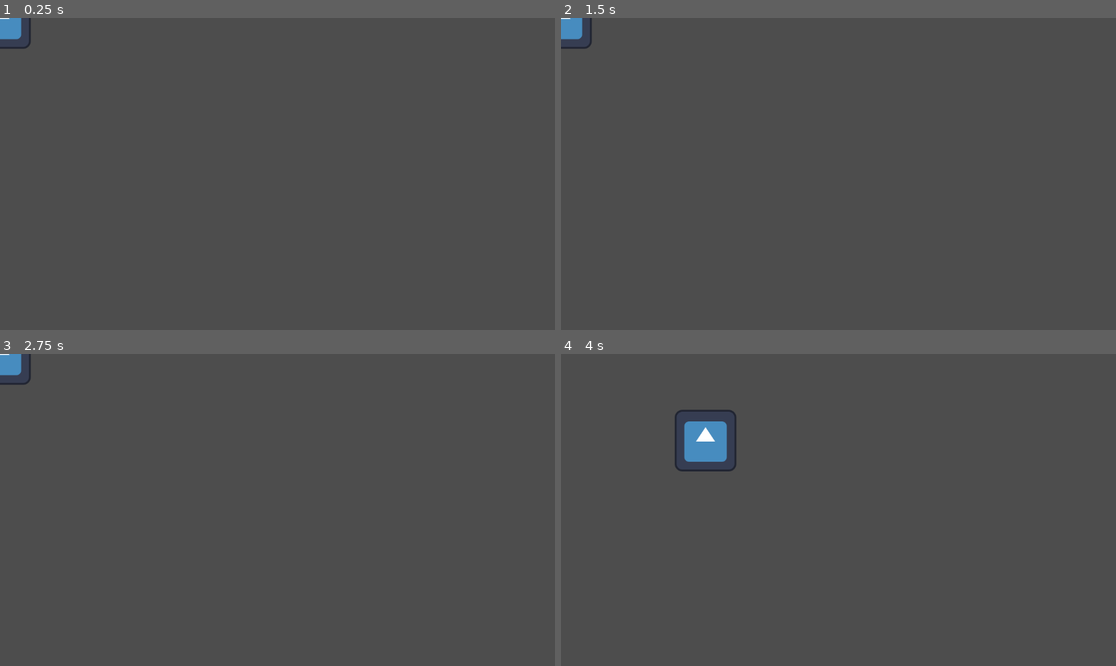
Above: before the commit, frames 1-4 (two rows, left to right).
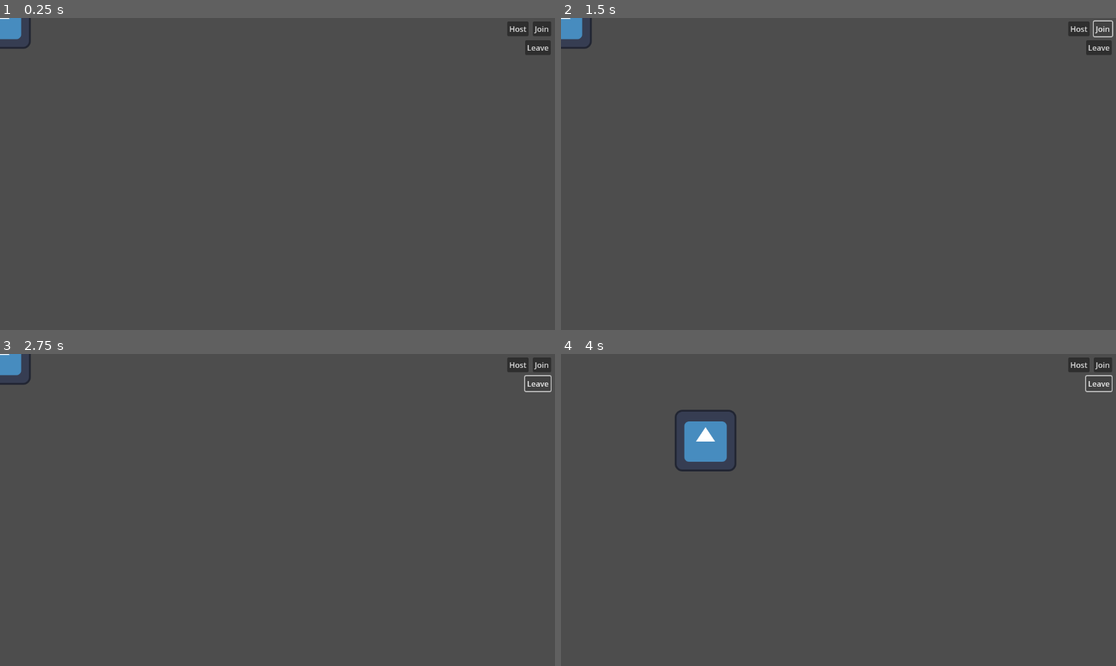
Above: after the commit, the same moments.

Repository: flashguardian13/godot-multiplayer-poc
Game: Godot game, scene res://game.tscn
Same seed, same stepped clock (60 frames per second), same inputs: the game is played once before the commit and once after it. The engine's default icon, where the game draws it, is replaced by a stand-in: a white triangle on a blue panel in a dark square.
Inputs (mouse positions are in pixels of both pictures, inside the frame that each line leads up to):
- Up to frame 1 (0.25 s): no input
- Up to frame 2 (1.5 s): click (1077, 27) at 0.5 s, where only the run after the commit has a clickable "Host"; click (1104, 27) at 1.25 s, where only the run after the commit has a clickable "Join"
- Up to frame 3 (2.75 s): click (538, 382) at 2 s, where only the run after the commit has a clickable "Leave"
- Up to frame 4 (4 s): tap Enter at 2.75 s; hold Right (ui_right) 2.78-3.53 s; hold Down (ui_down) from 3.53 s (still down)

The runs differ from the first frame. In frame 1, 0.5% of the frame differs, in the area x 91-100%, y 1-12%; in frame 2, 0.4%; in frame 3, 0.4%; in frame 4, 0.4%.

Commit message:
basic multiplayer connectivity: exchanging business cards

Diff:
--- /dev/null
+++ b/game.gd
@@ -0,0 +1,89 @@
+extends Node2D
+
+const IP_ADDRESS:String = "127.0.0.1"
+const PORT:int = 45367
+const MAX_CLIENTS:int = 8
+
+# Map of peer IDs to players
+var players:Dictionary = {}
+
+# Player information
+var player_info:Dictionary = { "name": "Player %s" % randi() }
+
+func _ready():
+	multiplayer.peer_connected.connect(_on_peer_connected)
+	multiplayer.peer_disconnected.connect(_on_peer_disconnected)
+	multiplayer.connected_to_server.connect(_on_connected_to_server)
+	multiplayer.connection_failed.connect(_on_connection_failed)
+	multiplayer.server_disconnected.connect(_on_server_disconnected)
+
+# Button press event listeners
+
+func _on_host_button_pressed():
+	if is_multiplayer():
+		print("[%s] Connection already exists." % multiplayer.get_unique_id())
+		return
+	var peer:ENetMultiplayerPeer = ENetMultiplayerPeer.new()
+	var error = peer.create_server(PORT, MAX_CLIENTS)
+	if error:
+		print("[%s] %s" % [peer.get_unique_id(), error])
+		return error
+	multiplayer.multiplayer_peer = peer
+	print("[%s] Peer (server) created." % peer.get_unique_id())
+
+func _on_join_button_pressed():
+	if is_multiplayer():
+		print("[%s] Connection already exists." % multiplayer.get_unique_id())
+		return
+	var peer:ENetMultiplayerPeer = ENetMultiplayerPeer.new()
+	var error = peer.create_client(IP_ADDRESS, PORT)
+	if error:
+		print("[%s] %s" % [peer.get_unique_id(), error])
+		return error
+	multiplayer.multiplayer_peer = peer
+	print("[%s] Peer (client) created." % peer.get_unique_id())
+
+func _on_leave_button_pressed():
+	var peer_id:int = multiplayer.get_unique_id()
+	if !is_multiplayer():
+		print("[%s] No connection exists." % peer_id)
+		return
+	disconnect_from_server()
+
+# Local multiplayer event listeners.
+
+func _on_peer_connected(id:int):
+	print("[%s] Peer %s has connected." % [multiplayer.get_unique_id(), id])
+	_register_player.rpc_id(id, player_info) # Hello, [id], here is my player info.
+
+func _on_peer_disconnected(id:int):
+	print("[%s] Peer %s disconnected." % [multiplayer.get_unique_id(), id])
+	players.erase(id)
+
+func _on_connected_to_server():
+	print("[%s] Connection to server succeeded." % multiplayer.get_unique_id())
+	players[multiplayer.get_unique_id()] = player_info
+
+func _on_connection_failed():
+	print("[%s] Connection to server failed!" % multiplayer.get_unique_id())
+	disconnect_from_server()
+
+func _on_server_disconnected():
+	print("[%s] Disconnected from server." % multiplayer.get_unique_id())
+	disconnect_from_server()
+
+# Multiplayer functions
+
+func is_multiplayer() -> bool:
+	return players.size() > 0
+
+@rpc("any_peer", "reliable")
+func _register_player(player_info:Dictionary):
+	var sender_id:int = multiplayer.get_remote_sender_id()
+	print("[%s] Received information for player %s." % [multiplayer.get_unique_id(), sender_id])
+	players[sender_id] = player_info
+
+func disconnect_from_server() -> void:
+	players.clear()
+	print("[%s] Peer destroyed." % multiplayer.get_unique_id())
+	multiplayer.multiplayer_peer = null
--- a/game.tscn
+++ b/game.tscn
@@ -1,7 +1,35 @@
-[gd_scene load_steps=2 format=3 uid="uid://bl0t6rm13hukk"]
+[gd_scene load_steps=3 format=3 uid="uid://bl0t6rm13hukk"]
 
+[ext_resource type="Script" path="res://game.gd" id="1_0d6ki"]
 [ext_resource type="PackedScene" uid="uid://chg25idolwddw" path="res://player.tscn" id="1_lk51x"]
 
 [node name="Game" type="Node2D"]
+script = ExtResource("1_0d6ki")
 
 [node name="Player" parent="." instance=ExtResource("1_lk51x")]
+
+[node name="HostButton" type="Button" parent="."]
+offset_left = 1053.0
+offset_top = 7.0
+offset_right = 1097.0
+offset_bottom = 38.0
+text = "Host"
+
+[node name="JoinButton" type="Button" parent="."]
+offset_left = 1106.0
+offset_top = 7.0
+offset_right = 1144.0
+offset_bottom = 38.0
+text = "Join
+"
+
+[node name="LeaveButton" type="Button" parent="."]
+offset_left = 1090.0
+offset_top = 46.0
+offset_right = 1143.0
+offset_bottom = 77.0
+text = "Leave"
+
+[connection signal="pressed" from="HostButton" to="." method="_on_host_button_pressed"]
+[connection signal="pressed" from="JoinButton" to="." method="_on_join_button_pressed"]
+[connection signal="pressed" from="LeaveButton" to="." method="_on_leave_button_pressed"]
